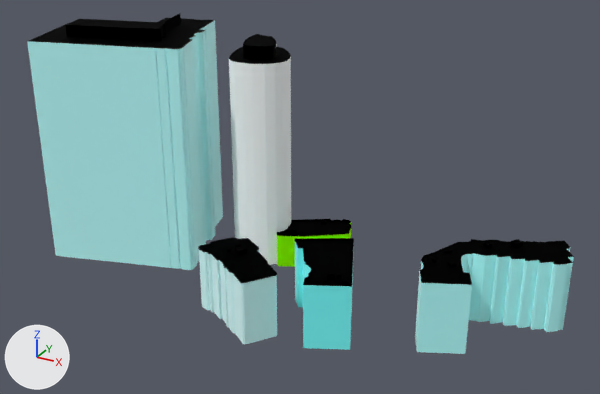
Renders of the glTF model web/public/assets/cities/toronto/tiles/-6_-9.bld.glb from each side of a commit.
One viewpoint serves both versions: a 50 mm camera at (-1204.0, -2481.0, 245.0) aimed at (-1410.0, -2107.0, 58.0). The axes (+X, +Y, +Z) are drawn at lower left. The lights are the same throughout. The first picture is the older version. Where no turn or scale is listed for an object, it has been applied to the vertices. Vertices at exactly the same position are counted once.

Names of what the first picture shows: '-6_-9'.
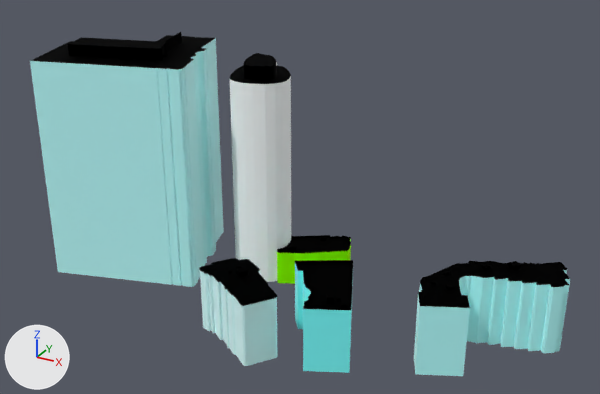
The change, as a diff of the scene's bpy script:
```diff
--- a/web/public/assets/cities/toronto/tiles/-6_-9.bld.glb.py
+++ b/web/public/assets/cities/toronto/tiles/-6_-9.bld.glb.py
@@ me_6__9 @@
 # used by ob_6__9; location = (-1421.0, -2110.2, 71.5)
-me_6__9.from_pydata(...)  # 927 vertices, 1370 faces; spans x -157.0..157.0, y -63.0..63.0, z -72.0..72.0
+me_6__9.from_pydata(...)  # 933 vertices, 1370 faces; spans x -157.0..157.0, y -63.0..63.0, z -73.0..73.0
+# me_6__9 part 1: the loose piece of 94 vertices spanning x -157.0..-56.0, y -36.0..63.0, z -72.0..65.0 is moved by (0.0, 0.0, 1.0)
+# me_6__9 part 2: the loose piece of 8 vertices spanning x -6.0..0.0, y -40.0..-33.0, z -34.0..-31.0 is scaled about its middle by (0.47, 0.468, 0.643), then moved by (-5.0, 4.0, -1.0)
+# me_6__9 part 3: the loose piece of 8 vertices spanning x 49.0..54.0, y -40.0..-34.0, z -34.0..-31.0 is moved by (0.0, 0.0, -1.0)
+# me_6__9 part 4: the loose piece of 46 vertices spanning x -43.0..-20.0, y 22.0..50.0, z 55.0..63.0 is moved by (0.0, 0.0, 1.0)
+# me_6__9 part 5: the loose piece of 8 vertices spanning x -11.0..-4.0, y 23.0..31.0, z -51.0..-48.0 is moved by (0.0, 0.0, 1.0)
+# me_6__9 part 6: the loose piece of 32 vertices spanning x -137.0..-77.0, y -16.0..42.0, z 65.0..72.0 is moved by (0.0, 0.0, 1.0)
+# me_6__9 part 7: the loose piece of 143 vertices spanning x -52.0..23.0, y 14.0..63.0, z -72.0..55.0 is rebuilt with 64 vertices and now spans x -52.0..-12.0, y 14.0..63.0, z -71.0..56.0
+# me_6__9 part 8: a new loose piece of 85 vertices spanning x -16.0..23.0, y 19.0..58.0, z -71.0..-49.0
+# me_6__9 part 9: 130 vertices moved from x -27.0..157.0, y -63.0..55.0, z -72.0..-33.0 to x -27.0..157.0, y -63.0..55.0, z -73.0..-35.0; 133 vertices removed from x -28.0..65.0, y -63.0..48.0, z -72.0..-33.0; 133 vertices added at x -28.0..65.0, y -63.0..49.0, z -73.0..-35.0
+# me_6__9 part 10: 10 vertices moved from x -105.0..-80.0, y -10.0..34.0, z 65.0 to x -106.0..-80.0, y -9.0..33.0, z 67.0..68.0; 10 vertices removed from x -106.0..-80.0, y -9.0..33.0, z 65.0; 10 vertices added at x -105.0..-80.0, y -10.0..34.0, z 67.0..68.0
+# other edits to the shape of me_6__9 do not show in these pictures
 me_6__9.materials.append(mat_facade)
@@ ob_6__9 @@
 ob_6__9 = bpy.data.objects.new('-6_-9', me_6__9)
-ob_6__9.location = (-1421.0, -2110.2, 71.5)
+ob_6__9.location = (-1421.0, -2110.2, 58.8)
```

What differs and where, as boxes (x1, y1, x2, y2) in the pictures (600 x 394 px; the box of a moved part takes in the faces that stretch with it):
'-6_-9', reshaped, moved: before (27, 13, 574, 354); after (30, 32, 570, 376)
part 1 of me_6__9, moved or reshaped: before (27, 18, 223, 270); after (30, 35, 224, 287)
part 2 of me_6__9, moved or reshaped: before (235, 246, 247, 255); after (236, 265, 241, 269)
part 3 of me_6__9, moved or reshaped: before (327, 269, 334, 279); after (326, 293, 334, 303)
part 4 of me_6__9, moved or reshaped: before (243, 34, 276, 60); after (244, 53, 277, 80)
part 5 of me_6__9, moved or reshaped: before (288, 226, 297, 235); after (288, 243, 297, 252)
part 6 of me_6__9, moved or reshaped: before (66, 13, 181, 41); after (68, 32, 182, 60)
part 7 of me_6__9, rebuilt (50% narrower): before (229, 44, 351, 267); after (230, 62, 291, 282)
part 8 of me_6__9, added: after (277, 235, 351, 284)
part 9 of me_6__9, moved or reshaped: before (198, 221, 354, 350); after (199, 237, 353, 373)
part 10 of me_6__9, moved or reshaped: before (118, 35, 167, 41); after (120, 41, 168, 60)
